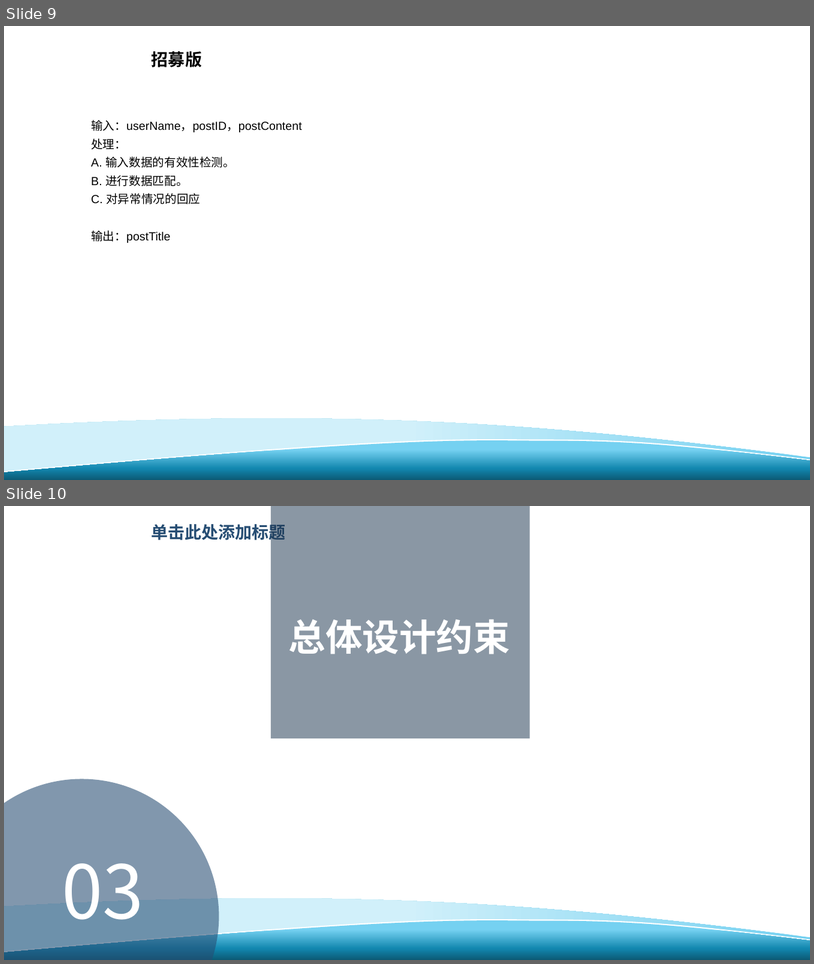
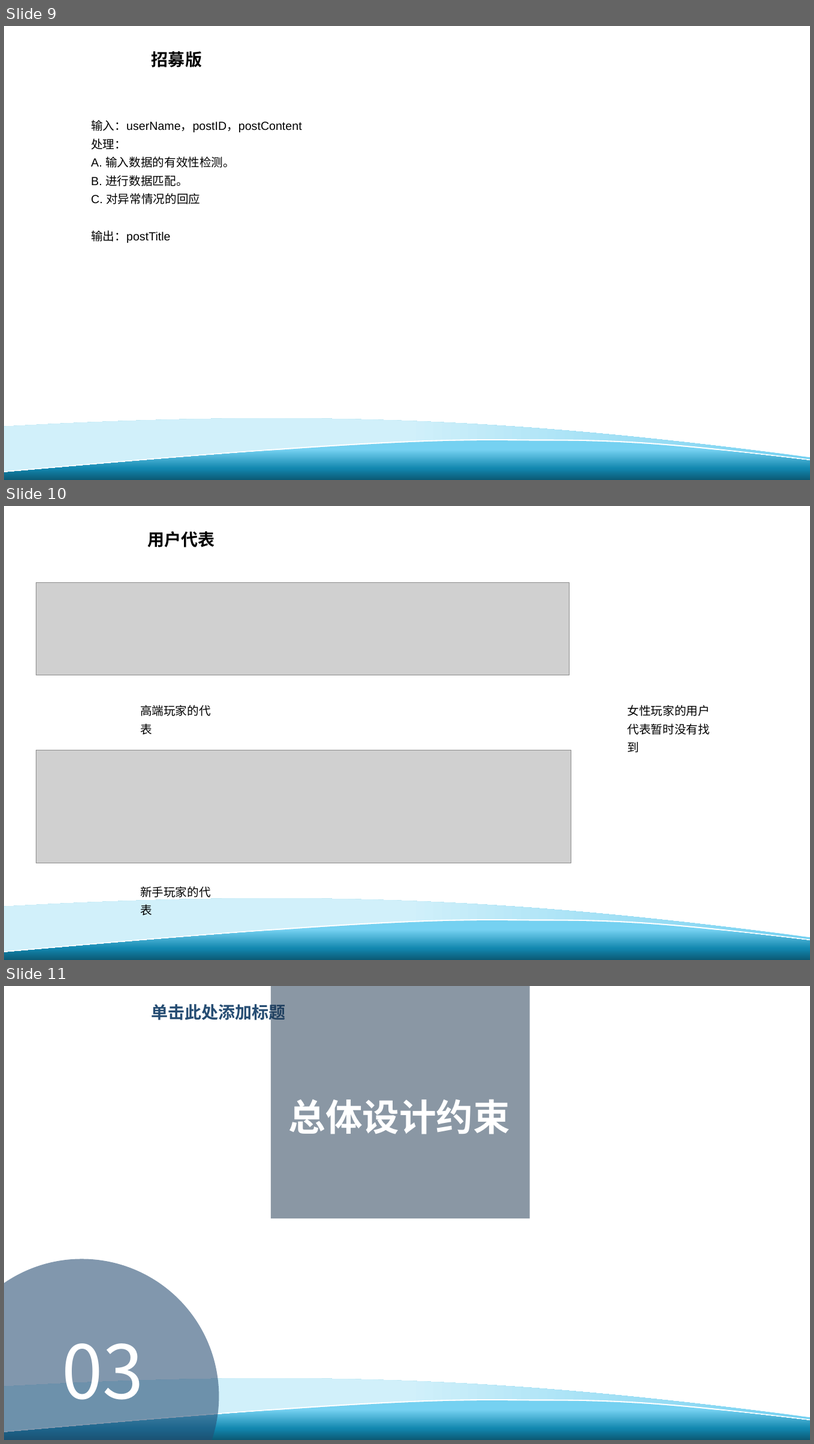
Before and after one commit to davejunction/MHWhelper, a slide deck: SE2019春-G24-SRS软件需求说明书.pptx. Shown one above the other, each under a label of ours: slides 9 and 10 before the commit, slides 9, 10 and 11 after it. The pictures are 814x964 and 814x1444 pixels, drawn with LibreOffice and Linux fonts; fonts in the diff are those of the drawing; grey boxes stand for pictures; background and template pictures are left out. Boxes give left, top, right and bottom in pixels: in the first picture for what was removed or moved away, otherwise in the second. Text is boxed around its words. In the diff, an @@ line names an element or a change of style, - is before the commit and + after.

```diff
--- a/SE2019春-G24-SRS软件需求说明书.pptx
+++ b/SE2019春-G24-SRS软件需求说明书.pptx
@@ slide 10 added at (4,506,810,960), background #FFFFFF; not listed: 3 template elements that a slide beside it also shows @@
@@ text added at (148,531,215,547), 20 pt, text #000000, bold @@
+用户代表
@@ picture added at (36,583,570,675) @@
@@ text added at (140,705,211,735), 14 pt, text #000000 @@
+高端玩家的代表
@@ text added at (628,705,710,752), 14 pt, text #000000 @@
+女性玩家的用户代表暂时没有找到
@@ picture added at (36,750,572,863) @@
@@ text added at (140,886,211,915), 14 pt, text #000000 @@
+新手玩家的代表
@@ what was slide 10 is now slide 11 @@
```
Also in this commit, not shown: 5 slides changed, 5 other slides added.
